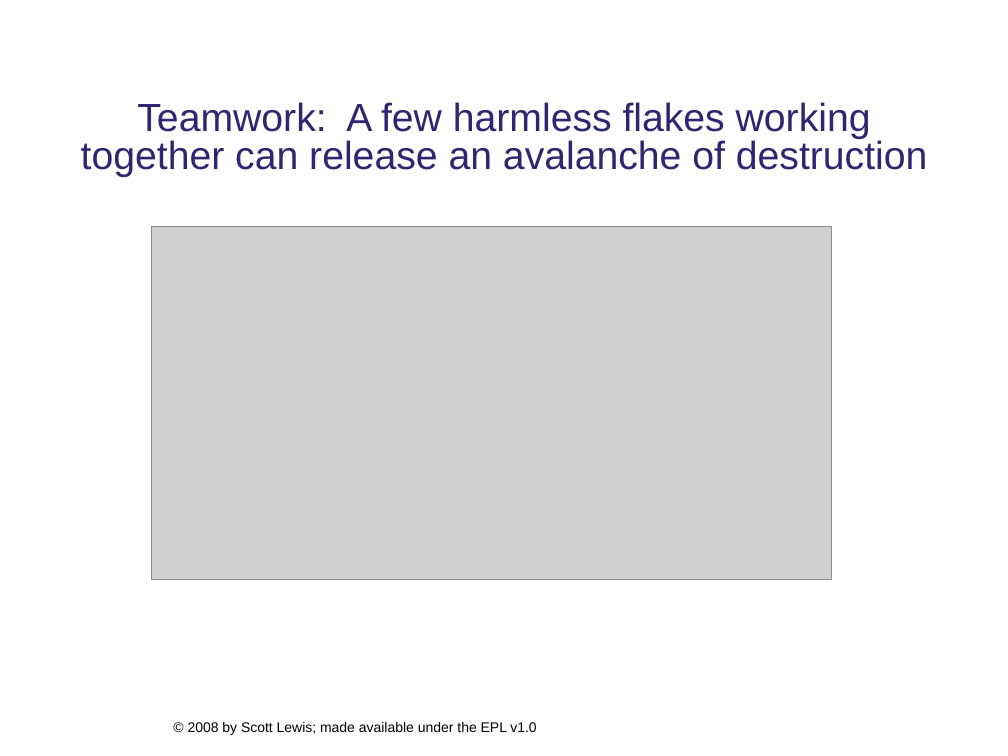
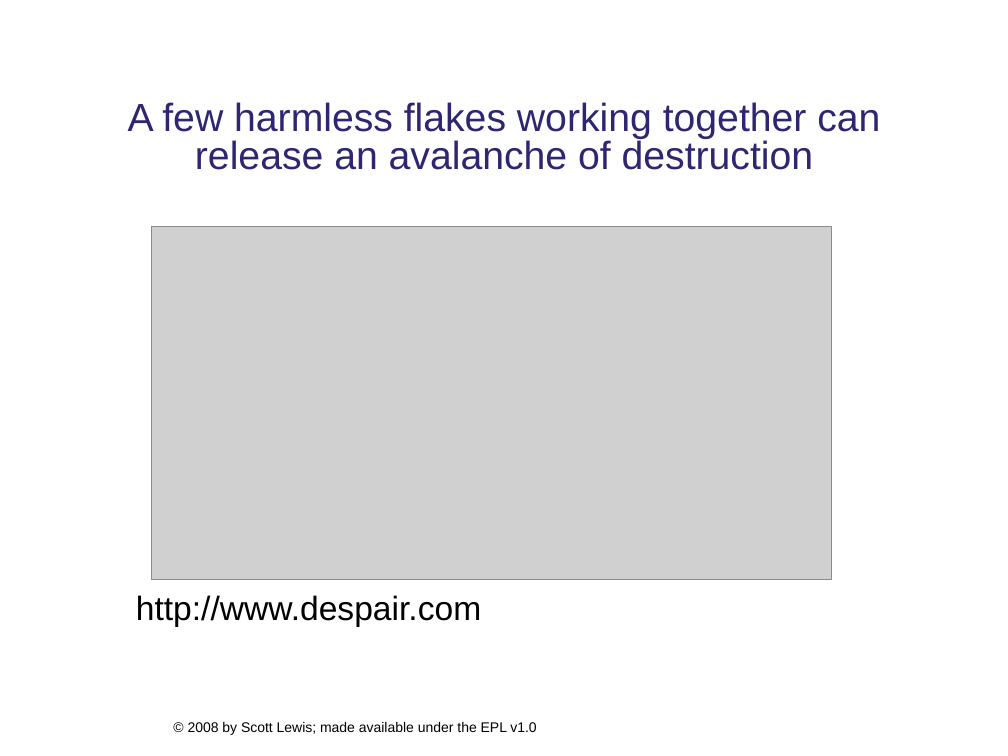
Before and after one commit to eclipse/ecf-website, a slide deck: slide 2 of presentations/eclipsecon2008/longtalk134/ecf_eclipsecon2008_134.ppt. Drawn at 1008x756 pixels with LibreOffice and Linux fonts; fonts in the diff are those of the drawing; grey boxes stand for pictures; background and template pictures are left out. Boxes give left, top, right and bottom in pixels: in the first picture for what was removed or moved away, otherwise in the second. Text is boxed around its words. In the diff, an @@ line names an element or a change of style, - is before the commit and + after.

Commit message:
Slide update

```diff
--- a/presentations/eclipsecon2008/longtalk134/ecf_eclipsecon2008_134.ppt
+++ b/presentations/eclipsecon2008/longtalk134/ecf_eclipsecon2008_134.ppt
@@ text at bbox=[128, 102, 880, 170]: text changed @@
-Teamwork: A few harmless flakes working together can release an avalanche of destruction
+A few harmless flakes working together can release an avalanche of destruction
@@ text added at bbox=[136, 595, 481, 627], 24 pt, text #000000 @@
+http://www.despair.com
```
Also in this commit, not shown: 2 other slides changed, 2 other files.
